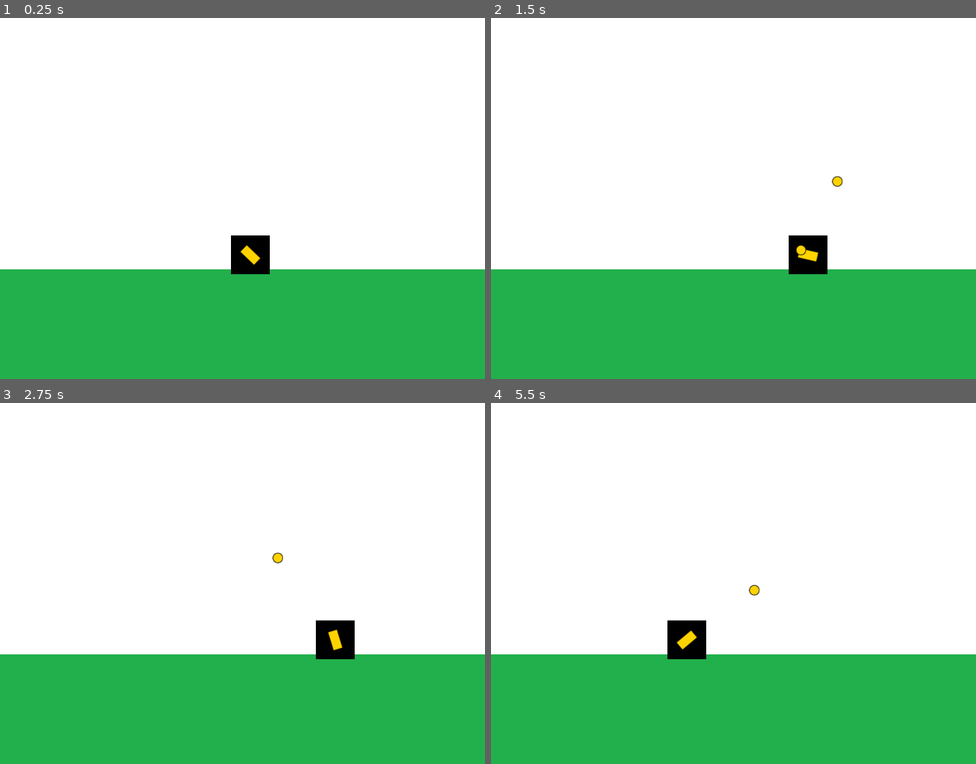
Above: before the commit, frames 1-4 (two rows, left to right).
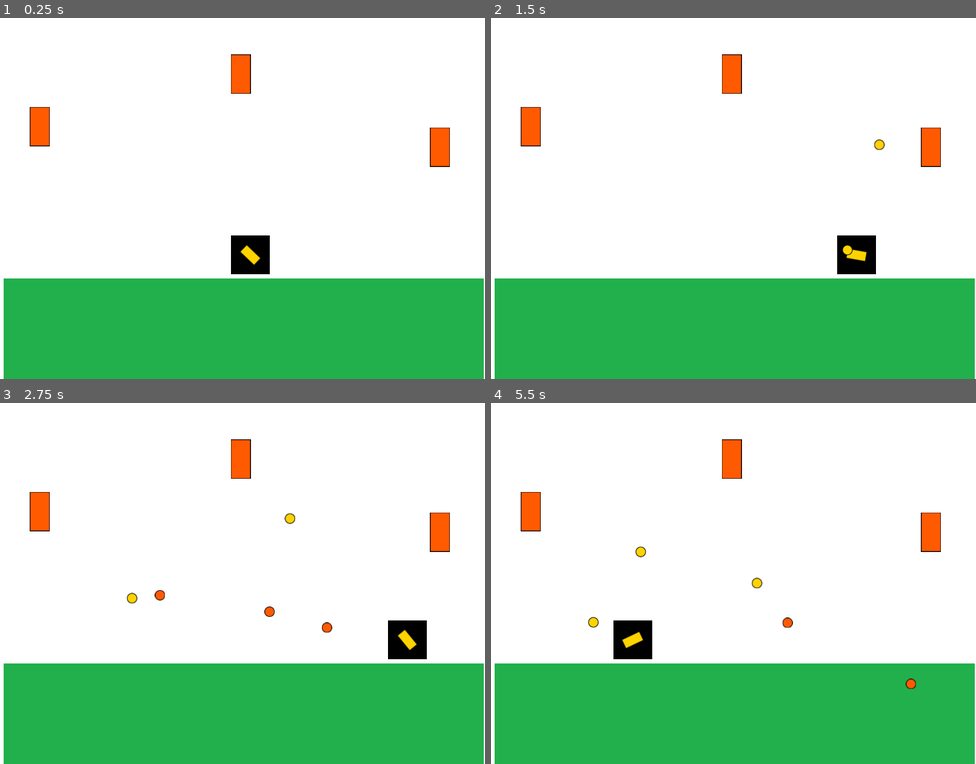
Above: after the commit, the same moments.

Repository: barreirogustavounq/introPV_clase2
Game: Godot game, scene res://Main.tscn
Two runs of this game, one before a commit and one after it. Both use one fixed random seed, a clock stepped at 60 frames per second and the inputs below.
Inputs (mouse positions are in pixels of both pictures, inside the frame that each line leads up to):
- Up to frame 1 (0.25 s): no input
- Up to frame 2 (1.5 s): tap Enter at 0.5 s; move the mouse to (840, 180) at 0.52 s; hold D (move_right) 0.53-1.28 s; click (840, 180) at 0.6 s; move the mouse to (636, 216) at 1.27 s; hold A (move_left) from 1.28 s (still down); click (636, 216) at 1.35 s
- Up to frame 3 (2.75 s): move the mouse to (291, 504) at 2.02 s; release A (move_left) at 2.03 s; hold D (move_right) from 2.03 s (still down); click (291, 504) at 2.1 s
- Up to frame 4 (5.5 s): move the mouse to (709, 655) at 2.77 s; click (709, 655) at 2.85 s; move the mouse to (879, 637) at 3.52 s; release D (move_right) at 3.53 s; hold A (move_left) from 3.53 s (still down); click (879, 637) at 3.6 s; move the mouse to (588, 529) at 4.27 s; click (588, 529) at 4.35 s; move the mouse to (757, 583) at 5.02 s; click (757, 583) at 5.1 s

The runs differ from the first frame. In frame 1, 4.0% of the frame differs, in the area x 0-100%, y 10-100%; in frame 2, 5.8%; in frame 3, 5.9%; in frame 4, 6.0%.

Commit message:
implementacion de torretas

Diff:
--- a/clase 3/Main.tscn
+++ b/clase 3/Main.tscn
@@ -1,9 +1,14 @@
-[gd_scene load_steps=5 format=2]
+[gd_scene load_steps=8 format=2]
 
 [ext_resource path="res://entities/player/Player.tscn" type="PackedScene" id=1]
 [ext_resource path="res://assets/textures/background.png" type="Texture" id=2]
 [ext_resource path="res://assets/textures/floor.png" type="Texture" id=3]
 [ext_resource path="res://Main.gd" type="Script" id=4]
+[ext_resource path="res://entities/Enemies.tscn" type="PackedScene" id=5]
+[ext_resource path="res://borders.tscn" type="PackedScene" id=6]
+
+[sub_resource type="RectangleShape2D" id=1]
+extents = Vector2( 395.039, 83.611 )
 
 [node name="Main" type="Node"]
 script = ExtResource( 4 )
@@ -17,10 +22,23 @@
 "_edit_use_anchors_": false
 }
 
-[node name="Floor" type="TextureRect" parent="."]
-anchor_top = 0.699
-anchor_right = 1.0
-anchor_bottom = 1.0
+[node name="Floor" type="RigidBody2D" parent="."]
+position = Vector2( -1.68176, 0 )
+mode = 1
+gravity_scale = 0.0
+__meta__ = {
+"_edit_group_": true
+}
+
+[node name="CollisionShape2D" type="CollisionShape2D" parent="Floor"]
+position = Vector2( 401.449, 513.556 )
+shape = SubResource( 1 )
+
+[node name="TextureRect" type="TextureRect" parent="Floor"]
+margin_left = 8.0
+margin_top = 434.0
+margin_right = 800.0
+margin_bottom = 602.0
 texture = ExtResource( 3 )
 expand = true
 __meta__ = {
@@ -29,3 +47,11 @@
 
 [node name="Player" parent="." instance=ExtResource( 1 )]
 position = Vector2( 413.003, 395.272 )
+
+[node name="Enemies" parent="." instance=ExtResource( 5 )]
+
+[node name="borders" parent="." instance=ExtResource( 6 )]
+
+[editable path="Enemies"]
+
+[editable path="Enemies/turret"]
--- /dev/null
+++ b/clase 3/borders.tscn
@@ -0,0 +1,35 @@
+[gd_scene load_steps=3 format=2]
+
+[sub_resource type="RectangleShape2D" id=1]
+extents = Vector2( 2, 296 )
+
+[sub_resource type="RectangleShape2D" id=2]
+extents = Vector2( 400, 6.76575 )
+
+[node name="borders" type="Node2D"]
+
+[node name="left_wall" type="StaticBody2D" parent="."]
+
+[node name="col_bord_left" type="CollisionShape2D" parent="left_wall"]
+position = Vector2( 0, 304 )
+scale = Vector2( 4, 1 )
+shape = SubResource( 1 )
+
+[node name="right_wall2" type="StaticBody2D" parent="."]
+
+[node name="col_bord_right" type="CollisionShape2D" parent="right_wall2"]
+position = Vector2( 800, 304 )
+scale = Vector2( 4, 1 )
+shape = SubResource( 1 )
+
+[node name="top_wall" type="StaticBody2D" parent="."]
+
+[node name="col_top" type="CollisionShape2D" parent="top_wall"]
+position = Vector2( 392, 0 )
+shape = SubResource( 2 )
+
+[node name="bottom_wall" type="StaticBody2D" parent="."]
+
+[node name="col_bottom" type="CollisionShape2D" parent="bottom_wall"]
+position = Vector2( 400, 600 )
+shape = SubResource( 2 )
--- /dev/null
+++ b/clase 3/entities/Enemies.tscn
@@ -0,0 +1,26 @@
+[gd_scene load_steps=2 format=2]
+
+[ext_resource path="res://entities/turret.tscn" type="PackedScene" id=1]
+
+[node name="Enemies" type="Node2D"]
+
+[node name="turret" parent="." instance=ExtResource( 1 )]
+
+[node name="spr_turret" parent="turret" index="0"]
+position = Vector2( 725.775, 216.999 )
+
+[node name="turret2" parent="." instance=ExtResource( 1 )]
+
+[node name="spr_turret" parent="turret2" index="0"]
+position = Vector2( 397.033, 96.7281 )
+
+[node name="turret3" parent="." instance=ExtResource( 1 )]
+
+[node name="spr_turret" parent="turret3" index="0"]
+position = Vector2( 65.619, 183.145 )
+
+[editable path="turret"]
+
+[editable path="turret2"]
+
+[editable path="turret3"]
--- a/clase 3/entities/Proyectile.tscn
+++ b/clase 3/entities/Proyectile.tscn
@@ -5,10 +5,11 @@
 
 [node name="Proyectile" type="Node2D"]
 script = ExtResource( 1 )
-speed = 200.0
+speed = 300.0
 
 [node name="Sprite" type="Sprite" parent="."]
 texture = ExtResource( 2 )
 
 [node name="DeleteTimer" type="Timer" parent="."]
+wait_time = 2.0
 [connection signal="timeout" from="DeleteTimer" to="." method="_on_DeleteTimer_timeout"]
--- a/clase 3/entities/player/Player.gd
+++ b/clase 3/entities/player/Player.gd
@@ -1,9 +1,10 @@
-extends Sprite
+extends KinematicBody2D
 #var arm
 
 onready var arm = $Arm
 
-var speed = 200 #Pixeles
+export var speed = 300 #Pixeles
+export var acceleration = 0
 
 
 #const projectile_scene: PackedScene = load('res://entities/player/PlayerProyectile.tscn')
@@ -28,8 +29,18 @@
 
 	if Input.is_action_just_pressed("fire"):
 		arm.fire()
+		print(self.global_position)
 
 	# Manera optimizada
-	var direction_optimized:int = int(Input.is_action_pressed("move_right")) - int(Input.is_action_pressed("move_left"))
-
-	position.x += direction_optimized * speed * delta
+	if Input.is_action_pressed("move_right"):
+		acceleration+= 1
+		print(acceleration)
+		var mySpeed = (speed * delta ) + (acceleration * delta)
+		var movement : Vector2 = Vector2(mySpeed, 0)
+		move_and_collide(movement)
+	elif Input.is_action_pressed("move_left"):
+		acceleration-= 1
+		print(acceleration)
+		var mySpeed = (speed * delta ) - (acceleration * delta)
+		var movement : Vector2 = Vector2(-mySpeed, 0)
+		move_and_collide(movement)
--- a/clase 3/entities/player/Player.tscn
+++ b/clase 3/entities/player/Player.tscn
@@ -1,14 +1,19 @@
-[gd_scene load_steps=5 format=2]
+[gd_scene load_steps=6 format=2]
 
 [ext_resource path="res://entities/player/Player.gd" type="Script" id=1]
 [ext_resource path="res://assets/textures/player.png" type="Texture" id=2]
 [ext_resource path="res://assets/textures/cannon.png" type="Texture" id=3]
 [ext_resource path="res://entities/player/Arm.gd" type="Script" id=4]
 
-[node name="Player" type="Sprite"]
+[sub_resource type="RectangleShape2D" id=1]
+extents = Vector2( 32.9376, 32.2788 )
+
+[node name="Player" type="KinematicBody2D"]
 position = Vector2( -0.0635071, 0.165405 )
+script = ExtResource( 1 )
+
+[node name="Spr_Player" type="Sprite" parent="."]
 texture = ExtResource( 2 )
-script = ExtResource( 1 )
 
 [node name="Arm" type="Sprite" parent="."]
 texture = ExtResource( 3 )
@@ -16,3 +21,7 @@
 
 [node name="FirePosition" type="Position2D" parent="Arm"]
 position = Vector2( 15.874, 0 )
+
+[node name="CollisionShape2D" type="CollisionShape2D" parent="."]
+position = Vector2( 0.793701, 0.793702 )
+shape = SubResource( 1 )
--- /dev/null
+++ b/clase 3/entities/turret.tscn
@@ -0,0 +1,22 @@
+[gd_scene load_steps=3 format=2]
+
+[ext_resource path="res://spr_turret.gd" type="Script" id=1]
+[ext_resource path="res://assets/textures/turret.png" type="Texture" id=2]
+
+[node name="turret" type="Node"]
+
+[node name="spr_turret" type="Sprite" parent="."]
+position = Vector2( 224, 232 )
+texture = ExtResource( 2 )
+script = ExtResource( 1 )
+__meta__ = {
+"_edit_group_": true
+}
+
+[node name="fire_position_turret" type="Position2D" parent="spr_turret"]
+position = Vector2( 0, 32 )
+
+[node name="fire_timer" type="Timer" parent="spr_turret"]
+wait_time = 2.0
+autostart = true
+[connection signal="timeout" from="spr_turret/fire_timer" to="spr_turret" method="_on_fire_timer_timeout"]
--- a/clase 3/project.godot
+++ b/clase 3/project.godot
@@ -42,6 +42,16 @@
 "events": [ Object(InputEventMouseButton,"resource_local_to_scene":false,"resource_name":"","device":0,"alt":false,"shi …(212 unchanged characters)…
  ]
 }
+fireT={
+"deadzone": 0.5,
+"events": [ Object(InputEventMouseButton,"resource_local_to_scene":false,"resource_name":"","device":0,"alt":false,"shift":false,"control":false,"meta":false,"command":false,"button_mask":0,"position":Vector2( 0, 0 ),"global_position":Vector2( 0, 0 ),"factor":1.0,"button_index":2,"pressed":false,"doubleclick":false,"script":null)
+ ]
+}
+jump={
+"deadzone": 0.5,
+"events": [ Object(InputEventKey,"resource_local_to_scene":false,"resource_name":"","device":0,"alt":false,"shift":false,"control":false,"meta":false,"command":false,"pressed":false,"scancode":32,"unicode":0,"echo":false,"script":null)
+ ]
+}
 
 [rendering]
 
--- /dev/null
+++ b/clase 3/spr_turret.gd
@@ -0,0 +1,16 @@
+extends Sprite
+
+onready var fire_position = $fire_position_turret
+
+var projectile_scene: PackedScene = load("res://entities/Proyectile.tscn")
+
+
+func fire():
+	var player = get_parent().get_parent().get_parent().get_node("Player")
+	var new_projectile = projectile_scene.instance()
+	get_parent().get_parent().add_child(new_projectile)
+	new_projectile.initialize((player.global_position - global_position).normalized(), fire_position.global_position)
+
+
+func _on_fire_timer_timeout():
+	fire() # Replace with function body.
